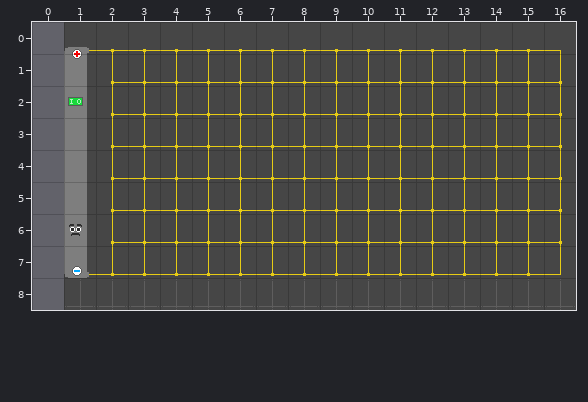
An edit to a level. Tiled map, assets/src/card1.tmx. Above: the version before the commit.
Cells are 32x32 px. Shown: x 0..16, y 0..8. The old version is drawn lined up with the new one.
Once edited:
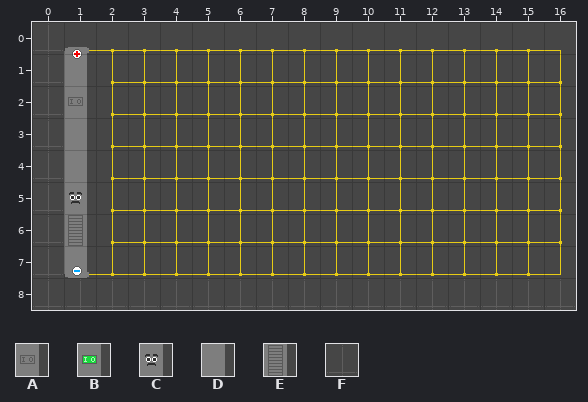
Key: from "tileset": A 5, B 37, C 69, D 70, E 71, F 99.
_ is an empty cell, . an unchanged one.
Diff:
map size 16x9 -> 17x9 cells (old content now starts at 1,0; both pictures use the new coordinates)
--- layer "Tile Layer 1"
@@ x 0..1 @@
-0 _.
-1 _.
-2 _B
-3 _.
-4 _.
-5 _D
-6 _C
-7 _.
-8 _.
+0 F.
+1 F.
+2 FA
+3 F.
+4 F.
+5 FC
+6 FE
+7 F.
+8 F.
